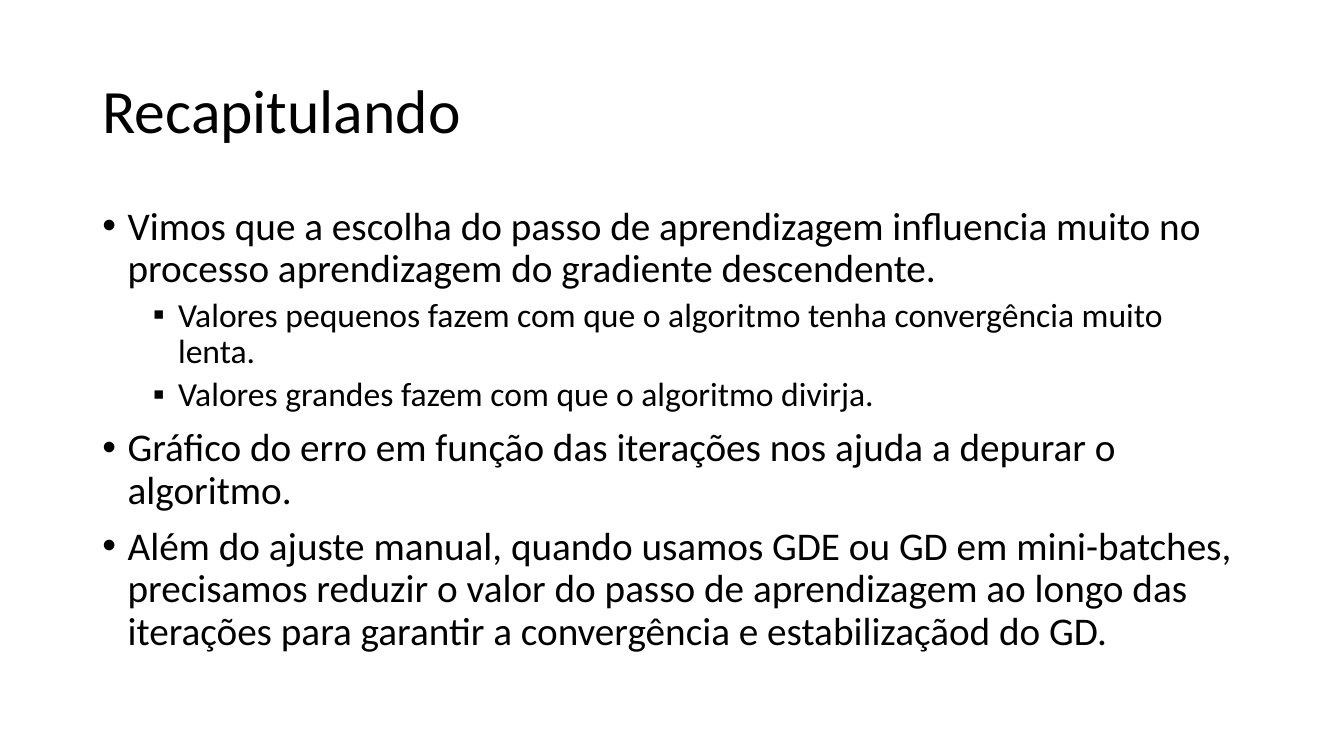
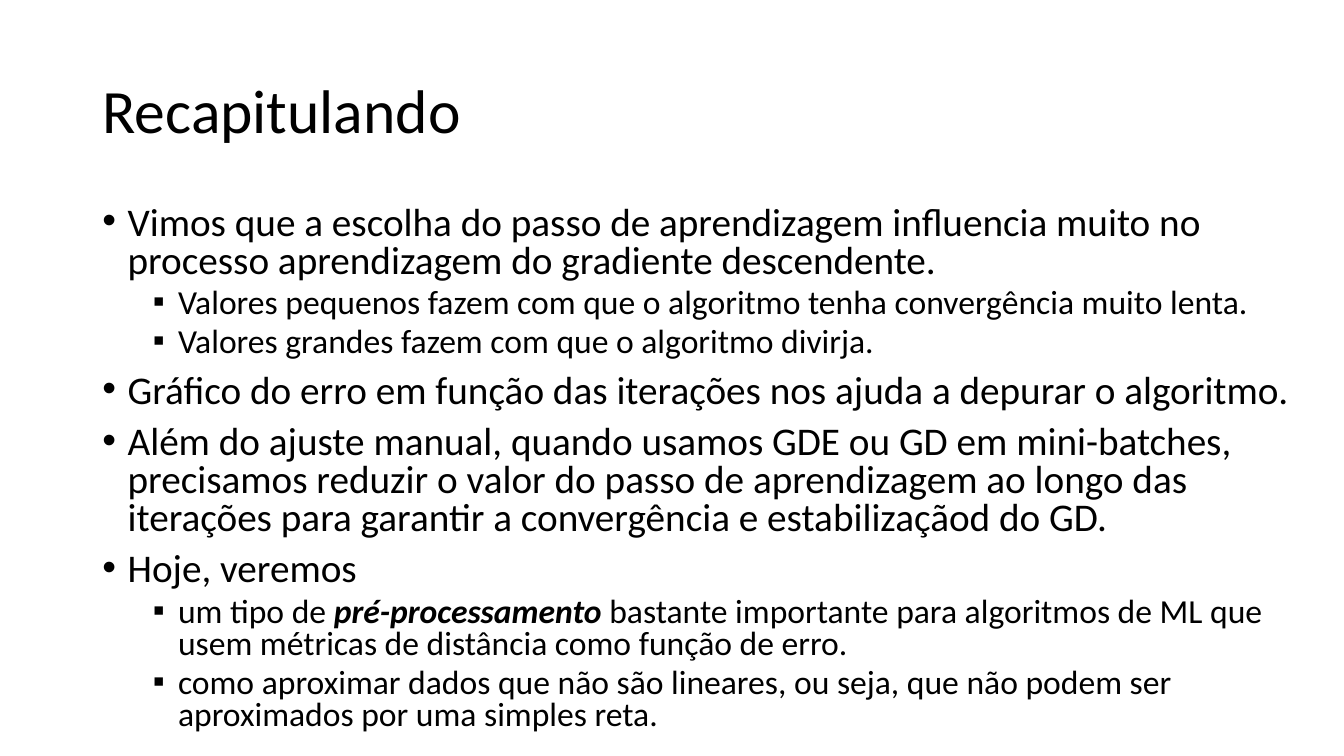
Before and after one commit to zz4fap/t319_aprendizado_de_maquina, a slide deck: slide 2 of slides/T319_Regressão_Linear (Parte IV).pptx. Drawn at 1344x756 pixels with LibreOffice and Linux fonts; fonts in the diff are those of the drawing. Boxes give left, top, right and bottom in pixels: in the first picture for what was removed or moved away, otherwise in the second. Text is boxed around its words. In the diff, an @@ line names an element or a change of style, - is before the commit and + after.

```diff
--- a/slides/T319_Regressão_Linear (Parte IV).pptx
+++ b/slides/T319_Regressão_Linear (Parte IV).pptx
@@ text at [128,208,1288,538]: line spacing 0.9 to 0.8 @@
@@ text at [128,555,1262,732]: paragraphs added @@
+• Hoje, veremos
+  ▪ um tipo de pré-processamento bastante importante para algoritmos de ML que usem métricas de distância como função de erro.
+  ▪ como aproximar dados que não são lineares, ou seja, que não podem ser aproximados por uma simples reta.
```
Also in this commit, not shown: 2 other slides changed, 7 slides added, 7 slides removed, 41 other files.
